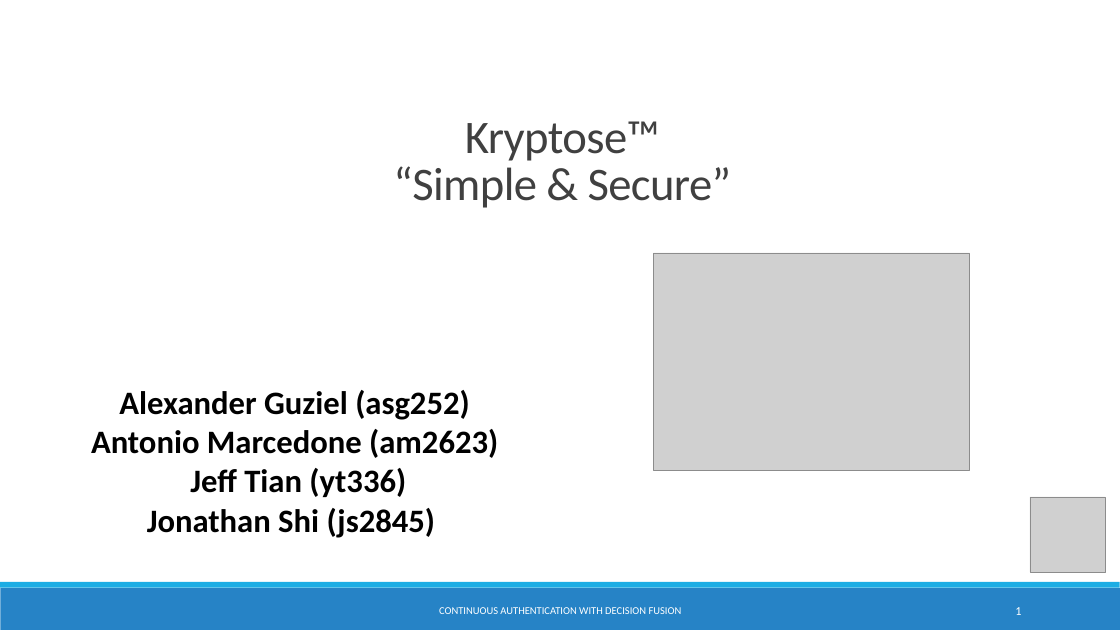
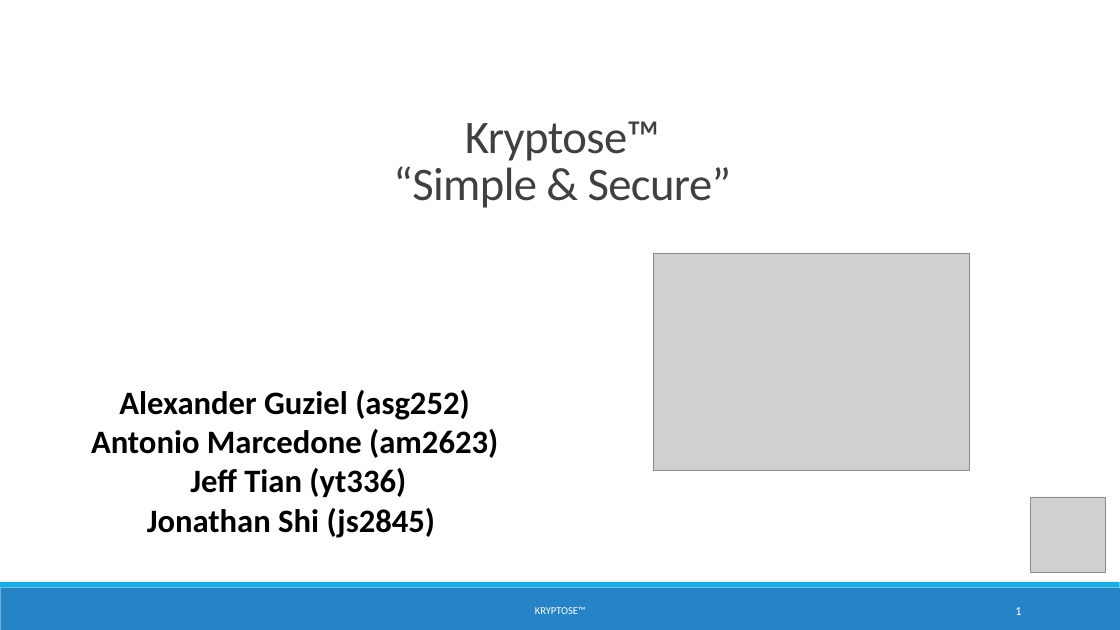
Before and after one commit to saguziel/Kryptose, a slide deck: slide 1 of CS5430Kryptose.pptx. Drawn at 1120x630 pixels with LibreOffice and Linux fonts; fonts in the diff are those of the drawing; grey boxes stand for pictures. Boxes give left, top, right and bottom in pixels: in the first picture for what was removed or moved away, otherwise in the second. Text is boxed around its words. In the diff, an @@ line names an element or a change of style, - is before the commit and + after.

```diff
--- a/CS5430Kryptose.pptx
+++ b/CS5430Kryptose.pptx
@@ text at <box>535,607,586,614</box>: text changed @@
-CONTINUOUS AUTHENTICATION WITH DECISION FUSION
+KRYPTOSE™
```
Also in this commit, not shown: 3 other slides changed, 9 slides added, 7 slides removed.
